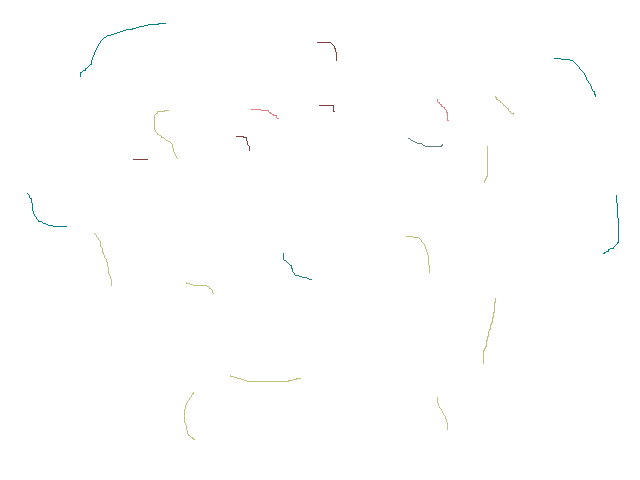
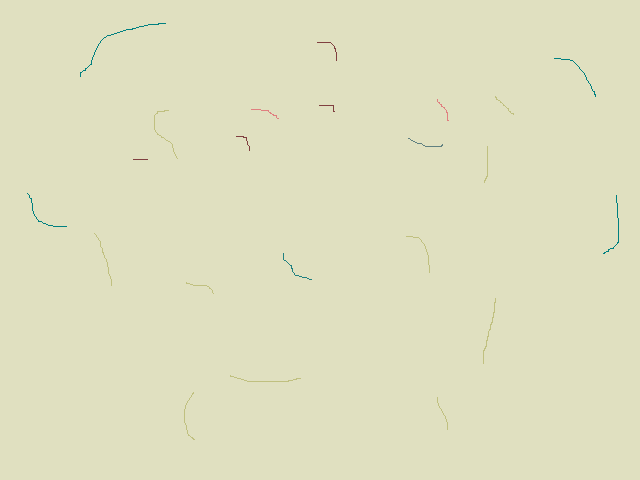
Layers edited between the first and the second 640 x 480 image:
painted on "Background" over [0, 0, 640, 480]
painted on "45_randomLow.png" over [0, 0, 640, 480]
